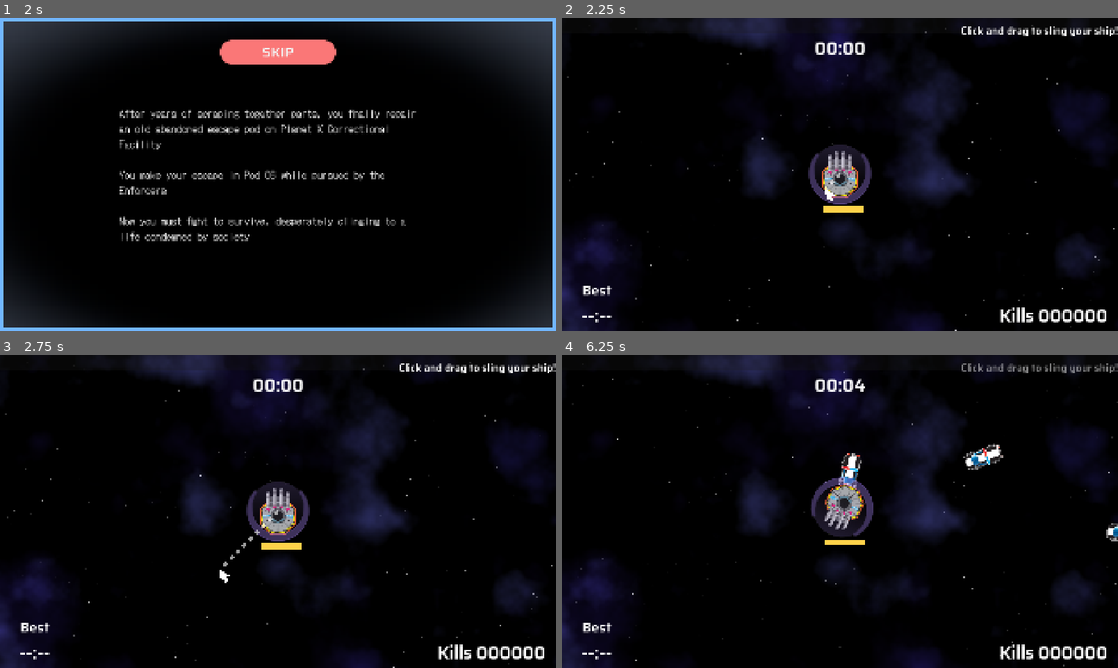
Above: before the commit, frames 1-4 (two rows, left to right).
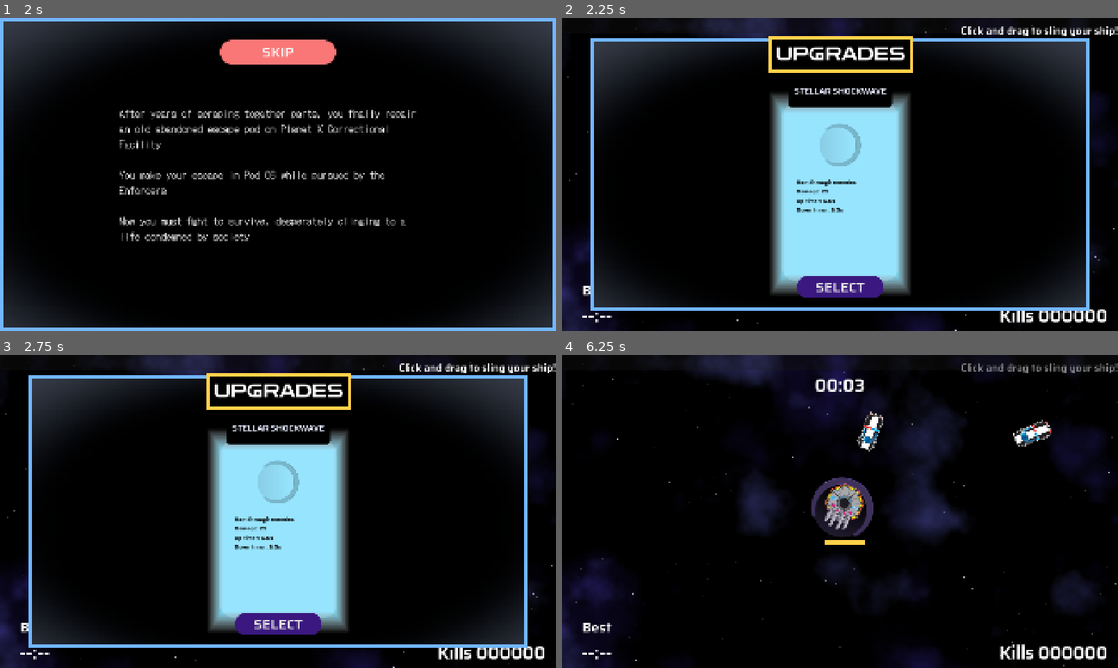
Above: after the commit, the same moments.

Repository: two-sticks-and-a-rock/space-arcade
Game: Godot game, scene res://scenes/main_menu.tscn
The game is run twice, just before and just after one commit, with the same random seed, the same clock (stepped at 60 frames per second) and the same inputs.
Inputs (mouse positions are in pixels of both pictures, inside the frame that each line leads up to):
- Up to frame 1 (2 s): click "START" at 0.5 s; click "SKIP" at 1.25 s
- Up to frame 2 (2.25 s): click "SKIP" at 2 s
- Up to frame 3 (2.75 s): no input
- Up to frame 4 (6.25 s): click (840, 624) at 2.75 s, where only the run after the commit has a clickable "SELECT"; move the mouse to (962, 495) at 3.52 s; press the mouse at (962, 495) at 3.53 s; move the mouse to (728, 527) at 4.27 s; release the mouse at (728, 527) at 4.28 s; click (728, 527) at 4.35 s; move the mouse to (895, 442) at 5.02 s; press the mouse at (895, 442) at 5.03 s; move the mouse to (812, 574) at 5.77 s; release the mouse at (812, 574) at 5.78 s; click (812, 574) at 5.85 s

Frame 1 is identical in both runs. In frame 2, 32% of the frame differs, in the area x 5-95%, y 5-94%; in frame 3, 32%; in frame 4, 1.6%.

Commit message:
feat: Starting weapon upgrade and shove (#71)
* add ram as first upgrade

* slightly longer up time, shove

Diff:
--- a/UTILS.gd
+++ b/UTILS.gd
@@ -21,3 +21,9 @@
 	var minutes_with_leading_zeros = str(minutes) if minutes >= 10 else "0"+str(minutes)
 	var seconds_with_leading_zeros = str(seconds) if seconds >= 10 else "0"+str(seconds)
 	return minutes_with_leading_zeros + ":" + seconds_with_leading_zeros
+
+func exp_decay(a: Vector2, b: Vector2, decay: float, delta: float):
+	return b+(a-b)*exp(-decay*delta)
+
+func exp_velocity_decay(a: Vector2, b: Vector2, decay: float):
+	return b+(a-b)*exp(-decay)
--- a/scenes/enemies/enemy.gd
+++ b/scenes/enemies/enemy.gd
@@ -11,6 +11,9 @@
 @onready var freeze_timer : Timer = Timer.new()
 var is_frozen: bool = false
 var is_marked: bool = false
+
+var just_shoved: bool = false
+var shove_velocity: Vector2 = Vector2.ZERO
 
 func take_damage(dmg: int):
 	curr_hp -= dmg
@@ -47,12 +50,25 @@
 	$AnimatedSprite2D.animation = mob_types[0]
 	$AnimatedSprite2D.play()
 
-func _physics_process(_delta):
-	if !is_frozen:
+func _physics_process(delta):
+	if !is_frozen && !just_shoved:
 		look_at(player.position)
-	velocity = speed.rotated(rotation)
+		velocity = speed.rotated(rotation)
+
+	if just_shoved:
+		velocity = shove_velocity
+		just_shoved = false
+
+	if (shove_velocity != Vector2.ZERO):
+		shove_velocity = Utils.exp_velocity_decay(shove_velocity, Vector2.ZERO, 0.01)
+		velocity = shove_velocity
+
 	velocity -= Mover.get_movement()
 	move_and_slide()
 
+func shove_enemy(new_velocity: Vector2):
+	just_shoved = true
+	shove_velocity = new_velocity
+
 func _on_screen_exited():
 	queue_free()
--- /dev/null
+++ b/scenes/main.gd
@@ -0,0 +1,19 @@
+extends Node2D
+
+var click_and_drag_tutorial_scene : PackedScene = load("res://scenes/ui/tutorial/click_and_drag.tscn")
+var upgrade_menu_scene : PackedScene = load("res://scenes/ui/upgrade_menu.tscn")
+@onready var player: StaticBody2D = $player
+
+func _on_start_tutorial():
+	var tutorial = click_and_drag_tutorial_scene.instantiate()
+	add_child(tutorial)
+
+func _ready():
+	EventBus.get_starting_weapon.emit()
+	if !EventBus.start_tutorial.is_connected(_on_start_tutorial):
+		EventBus.start_tutorial.connect(_on_start_tutorial)
+
+	get_tree().paused = true
+
+func _physics_process(_delta):
+	pass
--- a/scenes/main.tscn
+++ b/scenes/main.tscn
@@ -1,12 +1,13 @@
 [gd_scene format=3 uid="uid://be6oad5gocvyr"]
 
 [ext_resource type="PackedScene" uid="uid://byxd2bm2bgxqj" path="res://scenes/enemies/enemy_spawner.tscn" id="1_sugp2"]
+[ext_resource type="Script" uid="uid://d172g7hhh4vkg" path="res://scenes/main.gd" id="1_tefeu"]
 [ext_resource type="PackedScene" uid="uid://b1c8lbi40g0up" path="res://scenes/enemies/enemy.tscn" id="2_tbgi4"]
 [ext_resource type="PackedScene" uid="uid://cekmijf83xupg" path="res://scenes/player/player.tscn" id="3_jyhfs"]
 [ext_resource type="PackedScene" uid="uid://cn4ty02lxqjoc" path="res://scenes/space_background/space_background.tscn" id="3_tbgi4"]
-[ext_resource type="PackedScene" uid="uid://d0k6h4rj6a42e" path="res://scenes/ui/tutorial/click_and_drag.tscn" id="5_tbgi4"]
 
 [node name="Main" type="Node2D" unique_id=252374006]
+script = ExtResource("1_tefeu")
 
 [node name="EnemySpawner" parent="." unique_id=684440522 instance=ExtResource("1_sugp2")]
 enemy_scene = ExtResource("2_tbgi4")
@@ -20,5 +21,3 @@
 
 [node name="player" parent="." unique_id=2109895852 instance=ExtResource("3_jyhfs")]
 unique_name_in_owner = true
-
-[node name="ClickAndDrag" parent="." unique_id=436817955 instance=ExtResource("5_tbgi4")]
--- a/scenes/player/player.gd
+++ b/scenes/player/player.gd
@@ -26,8 +26,8 @@
 	#add_child(orbiter_ring)
 	# var frost_nova = frost_nova_scene.instantiate() as Node2D
 	# add_child(frost_nova)
-	var ram_shield = ram_shield_scene.instantiate() as Node2D
-	add_child(ram_shield)
+	# var ram_shield = ram_shield_scene.instantiate() as Node2D
+	# add_child(ram_shield)
 	(magnet_collider.shape as CircleShape2D).radius = magnet_radius
 	# var missile_silo = missile_silo_scene.instantiate() as Node2D
 	# add_child(missile_silo)
--- a/scenes/player/player_weapons/ram_shield/ram_cap.gd
+++ b/scenes/player/player_weapons/ram_shield/ram_cap.gd
@@ -11,7 +11,6 @@
 
 func _on_ram_cap_entered(body: Node2D):
 	if (body.is_in_group("enemy")):
-		if (Mover.slingshot_length_clamp - Mover.get_movement().length()) < 50:
-			body.take_damage(weapon.dmg * 2)
-		else:
-			body.take_damage(weapon.dmg)
+		var cast_body = body as CharacterBody2D
+		cast_body.shove_enemy(-1*cast_body.velocity)
+		body.take_damage(weapon.dmg)
--- a/scenes/player/player_weapons/ram_shield/ram_shield.tscn
+++ b/scenes/player/player_weapons/ram_shield/ram_shield.tscn
@@ -20,16 +20,17 @@
 
 [node name="RamShield" type="Node2D" unique_id=1339649772]
 script = ExtResource("1_rl1gc")
+weapon_img_path = "res://art/sprites/bullets/shield3.png"
 display_name = "Stellar Shockwave"
 description = "Ram through enemies"
-base_mechanics = Array[String](["Damage: 25", "Up timer: 5.0s", "Down timer: 5.0s"])
+base_mechanics = Array[String](["Damage: 25", "Up timer: 6.0s", "Down timer: 5.0s"])
 dmg = 25
 num_bullets = 1
 bullet_size = 5.0
 metadata/_custom_type_script = "uid://ddp1c2rv414k4"
 
 [node name="UpTimer" type="Timer" parent="." unique_id=12921542]
-wait_time = 5.0
+wait_time = 6.0
 
 [node name="DownTimer" type="Timer" parent="." unique_id=1879192355]
 wait_time = 5.0
@@ -65,4 +66,4 @@
 
 [connection signal="timeout" from="UpTimer" to="." method="_on_up_timer_timeout"]
 [connection signal="timeout" from="DownTimer" to="." method="_on_down_timer_timeout"]
-[connection signal="body_entered" from="RamCap" to="RamCap" method="_on_orbiter_entered"]
+[connection signal="body_entered" from="RamCap" to="RamCap" method="_on_ram_cap_entered"]
--- a/scenes/ui/EVENT_BUS.gd
+++ b/scenes/ui/EVENT_BUS.gd
@@ -1,5 +1,7 @@
 extends Node
 
+signal get_starting_weapon
+signal start_tutorial
 
 signal level_up
 signal finish_level_up
--- a/scenes/ui/upgrade_menu.gd
+++ b/scenes/ui/upgrade_menu.gd
@@ -3,6 +3,8 @@
 @onready var upgrade_panel_scene : PackedScene = load("res://scenes/ui/upgrade_panel.tscn")
 @onready var h_container : HBoxContainer = $PanelContainer/MarginContainer/VBoxContainer/HBoxContainer
 var hit_max_level = false
+
+var starting_weapon_scene : PackedScene = load("res://scenes/player/player_weapons/ram_shield/ram_shield.tscn")
 
 class UpgradeSetMetadata:
 	var possible_upgrade_sets: Array[WeaponUpgradeSet] = []
@@ -151,6 +153,24 @@
 	visible = false
 	get_tree().paused = false
 
+func create_start_weapon_upgrade_menu():
+	visible = true
+
+	var player = get_tree().root.get_node("Main/player")
+	var starting_weapon = starting_weapon_scene.instantiate() as PlayerWeapon
+
+	var upgrade_panel : MarginContainer = upgrade_panel_scene.instantiate()
+	upgrade_panel.upgrade_name = starting_weapon.display_name if starting_weapon.display_name != null else starting_weapon.name
+	upgrade_panel.img_filepath = starting_weapon.weapon_img_path
+	upgrade_panel.mechanics = [starting_weapon.description if starting_weapon.description != null else "A new weapon!"] as Array[String]
+	for mechanic in starting_weapon.base_mechanics:
+		upgrade_panel.mechanics.append(mechanic as String)
+	upgrade_panel.on_panel_pressed = func():
+		player.add_child(starting_weapon)
+		EventBus.start_tutorial.emit()
+		_on_player_finish_level_up()
+	h_container.add_child(upgrade_panel)
+
 func new_upgrade_menu():
 	visible = false
 	clear_upgrade_panels()
@@ -161,6 +181,9 @@
 func _ready():
 	new_upgrade_menu()
 
+	if !EventBus.get_starting_weapon.is_connected(create_start_weapon_upgrade_menu):
+		EventBus.get_starting_weapon.connect(create_start_weapon_upgrade_menu)
+
 	if(!EventBus.level_up.is_connected(_on_player_level_up)):
 		EventBus.level_up.connect(_on_player_level_up)
 
Not shown, added: scenes/main.gd.uid
